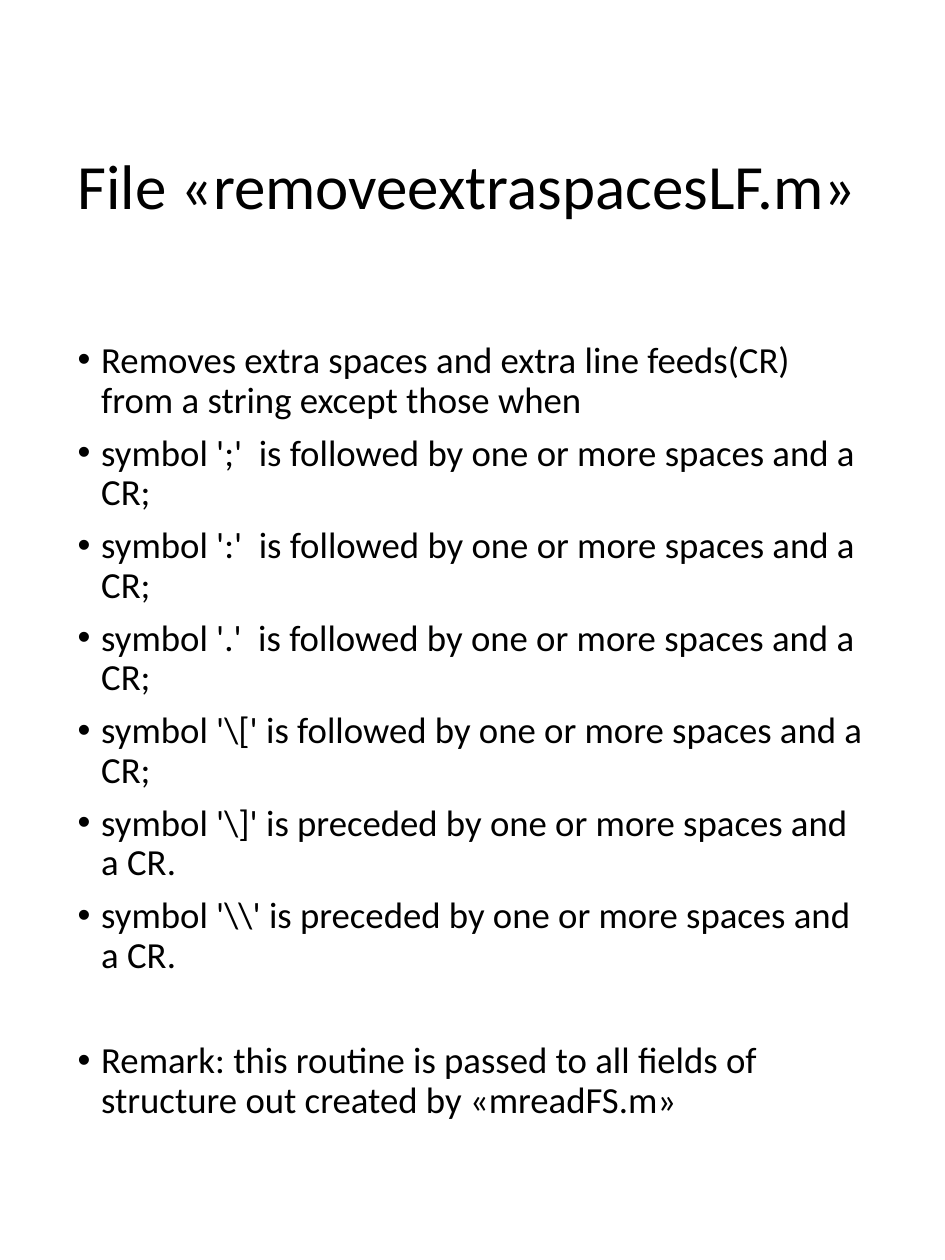
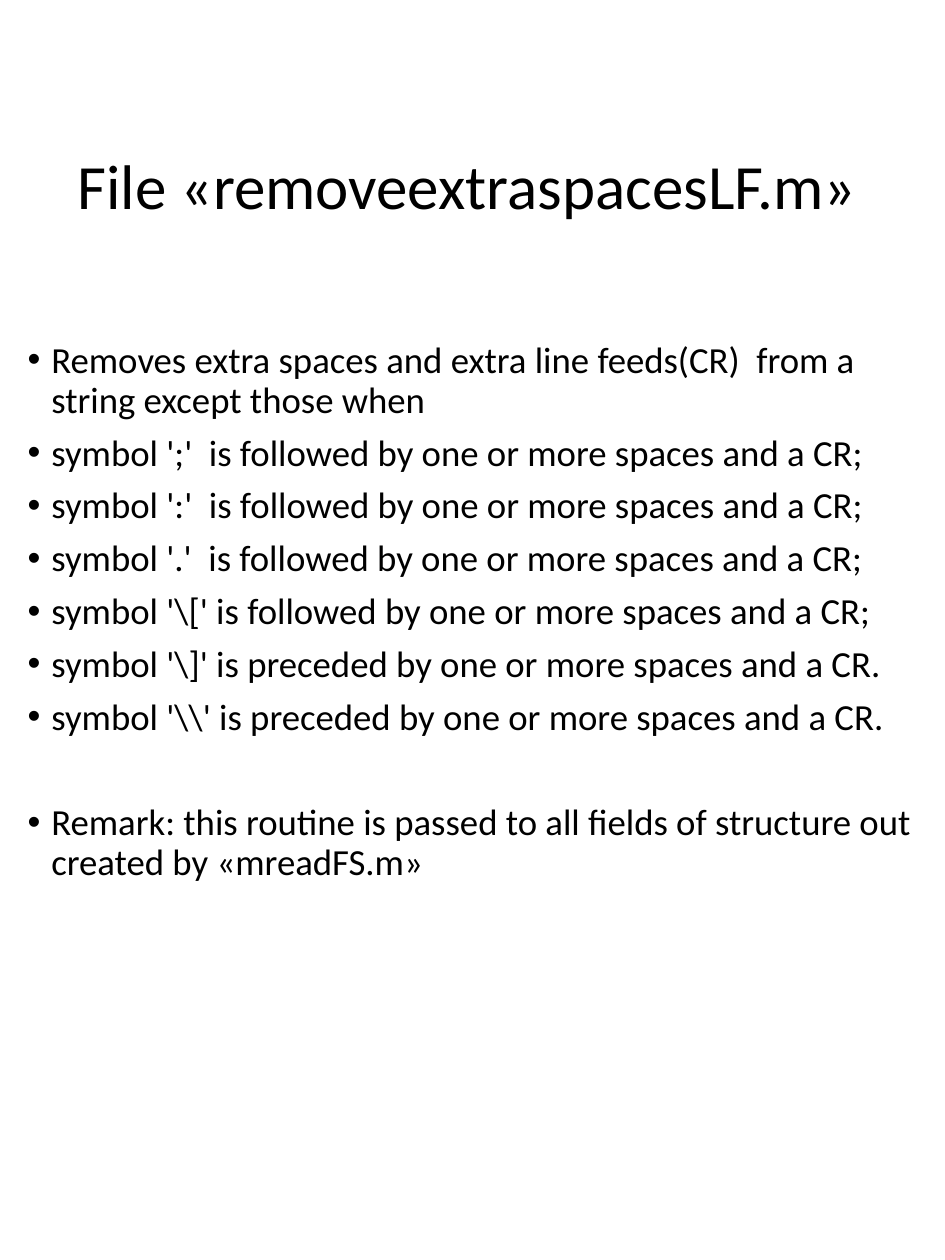
Before and after one commit to UniprJRC/FSDA, a slide deck: slide 13 of utilities_help/FlowChart.pptx. Drawn at 945x1260 pixels with LibreOffice and Linux fonts; fonts in the diff are those of the drawing. Boxes give left, top, right and bottom in pixels: in the first picture for what was removed or moved away, otherwise in the second. Text is boxed around its words. In the diff, an @@ line names an element or a change of style, - is before the commit and + after.

```diff
--- a/utilities_help/FlowChart.pptx
+++ b/utilities_help/FlowChart.pptx
@@ text "Removes extra spaces and extra ..." rewrapped from box(101, 346, 862, 1119) to box(51, 346, 910, 881) @@
```
Also in this commit, not shown: 5 other slides changed.
